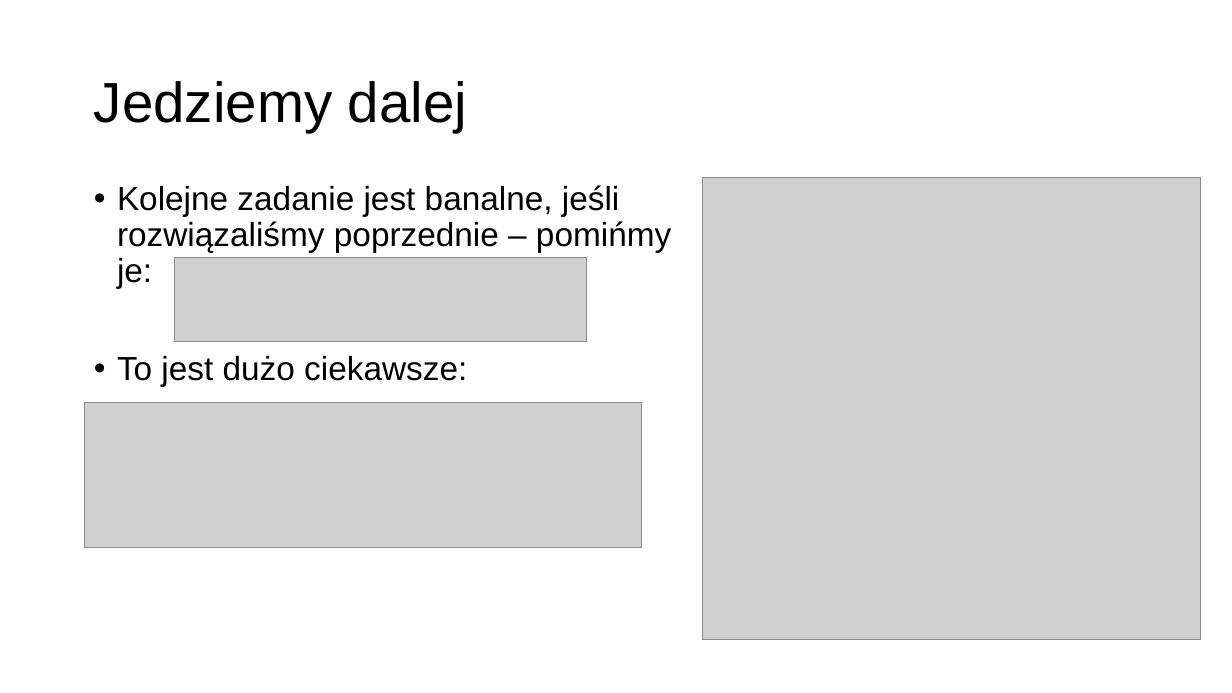
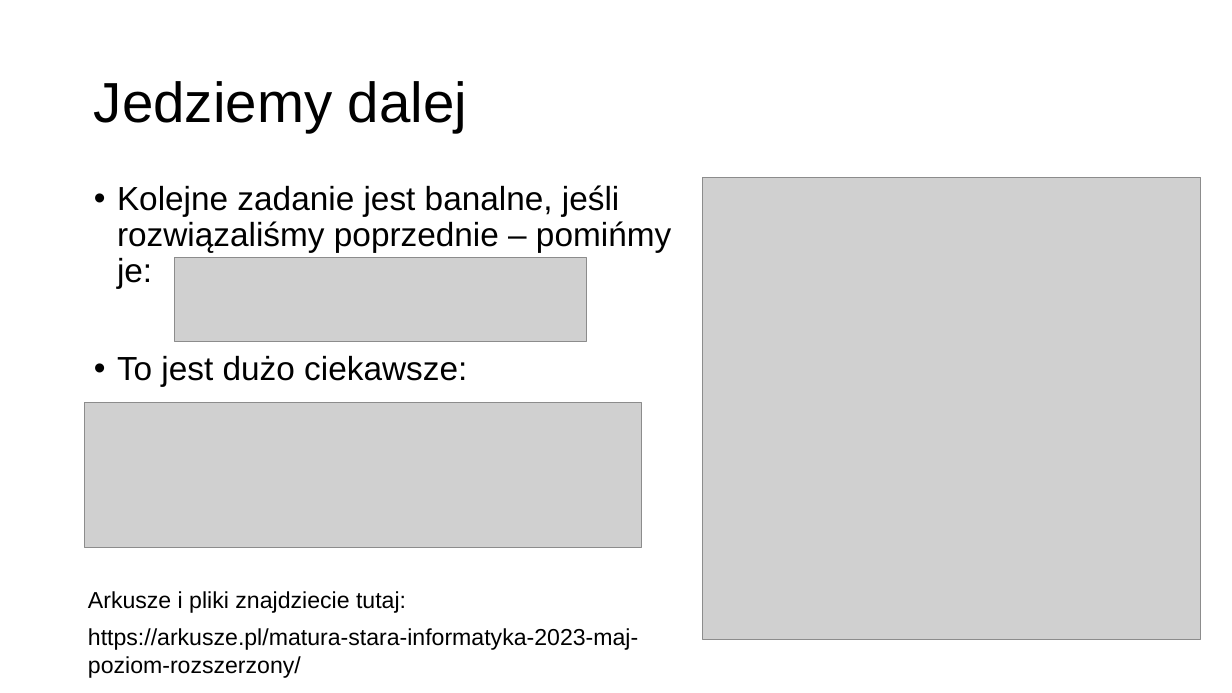
Before and after one commit to MikoStoro/ETI_Academy_Matura, a slide deck: slide 15 of prezentacje/Prezentacja2.pptx. Drawn at 1232x693 pixels with LibreOffice and Linux fonts; fonts in the diff are those of the drawing; grey boxes stand for pictures; background and template pictures are left out. Boxes give left, top, right and bottom in pixels: in the first picture for what was removed or moved away, otherwise in the second. Text is boxed around its words. In the diff, an @@ line names an element or a change of style, - is before the commit and + after.

```diff
--- a/prezentacje/Prezentacja2.pptx
+++ b/prezentacje/Prezentacja2.pptx
@@ text added at (88, 591, 406, 613), 18 pt, text #000000 @@
+Arkusze i pliki znajdziecie tutaj:
@@ text added at (88, 628, 638, 678), 18 pt, text #000000 @@
+https://arkusze.pl/matura-stara-informatyka-2023-maj-poziom-rozszerzony/
```
Also in this commit, not shown: 10 slides added.
